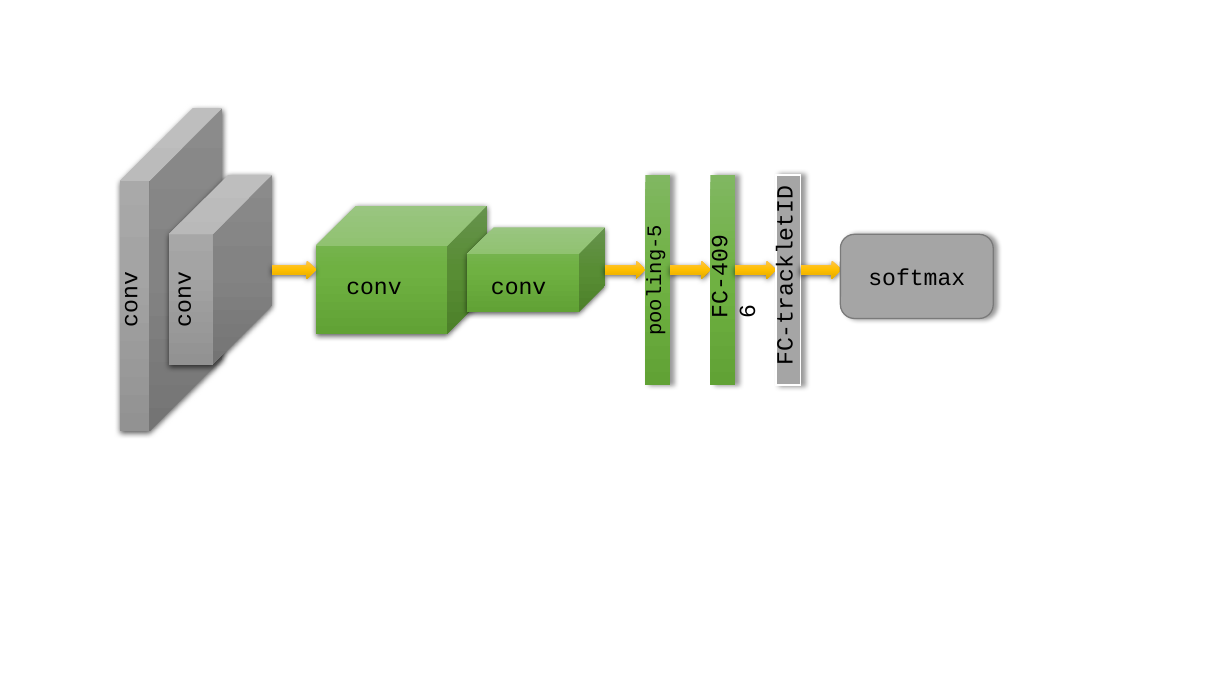
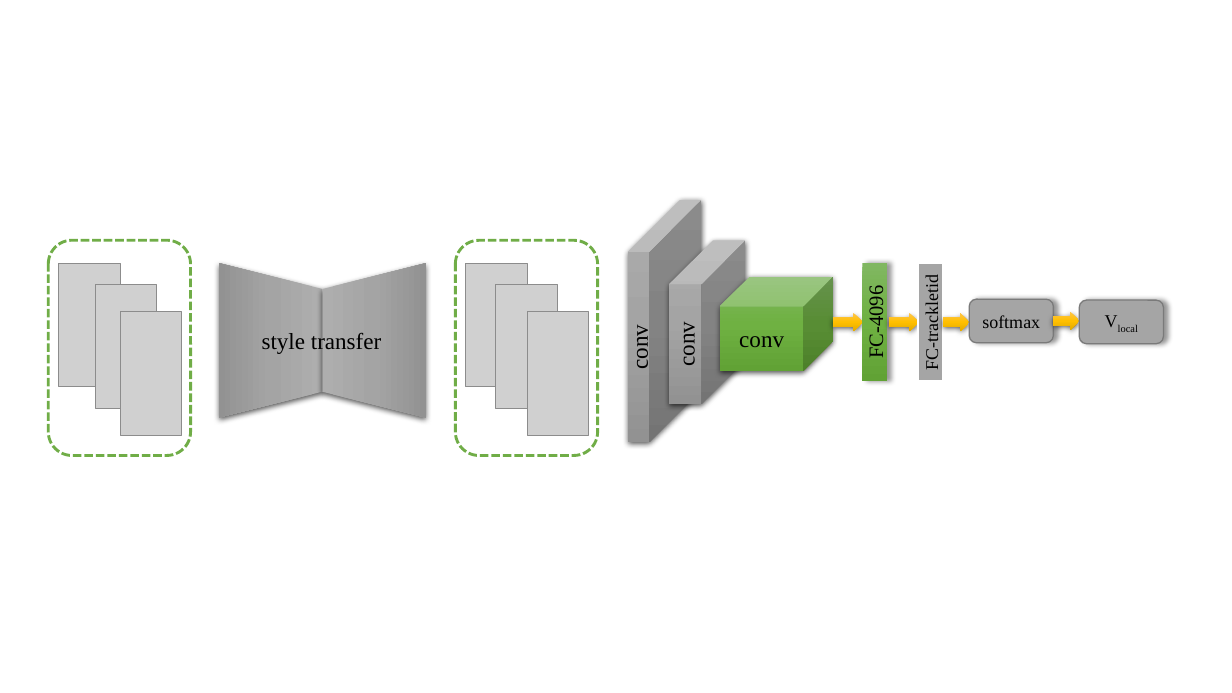
Before and after one commit to gxuhcj/ijcai_hcj, a slide deck: slide 2 of other_pic.pptx. Drawn at 1232x693 pixels with LibreOffice and Linux fonts; fonts in the diff are those of the drawing; grey boxes stand for pictures. Boxes give left, top, right and bottom in pixels: in the first picture for what was removed or moved away, otherwise in the second. Text is boxed around its words. In the diff, an @@ line names an element or a change of style, - is before the commit and + after.

```diff
--- a/other_pic.pptx
+++ b/other_pic.pptx
@@ cube "conv": place and size @@
-cube "conv" at (491, 281, 546, 294)
+cube "conv" at (628, 200, 701, 442)
@@ cube "conv" at (628, 200, 701, 442): font Courier New to Times New Roman; alignment left to centre; vertical alignment top to middle; fill none to gradient #AFAFAF to #A5A5A5 to #939393; shadow on @@
@@ group removed at (120, 108, 801, 432): 4 cubes, 3 rectangles, 2 right arrows, 2 texts @@
-conv
-pooling-5
@@ cube "conv" at (669, 240, 745, 404): font Courier New to Times New Roman; alignment left to centre; vertical alignment top to middle; fill none to gradient #AFAFAF to #A5A5A5 to #939393; shadow on; rotation 180 to 0 degrees @@
@@ rectangle "FC-4096" at (862, 263, 887, 381): size 18 to 16 pt, font Courier New to Times New Roman; alignment left to centre; vertical alignment top to middle; fill none to gradient #81B861 to #6FB242 to #62A336; shadow on; rotation 180 to 0 degrees @@
@@ rectangle "FC-trackletid" at (919, 263, 944, 381): vertical alignment top to middle; fill none to #A5A5A5; outline none to #FFFFFF 1.5 pt; rotation 180 to 0 degrees @@
@@ cube "conv" at (720, 276, 833, 371): font Courier New to Times New Roman; alignment left to centre; vertical alignment top to middle; fill none to gradient #81B861 to #6FB242 to #62A336; shadow on; rotation 180 to 0 degrees @@
@@ text in rectangle at (922, 283, 942, 367): text changed; size 18 to 14 pt; font Courier New to Times New Roman @@
-FC-trackletID
+FC-trackletid
@@ rounded rectangle "softmax": place and size @@
-rounded rectangle "softmax" at (841, 235, 994, 319)
+rounded rectangle "softmax" at (970, 299, 1054, 343)
@@ rounded rectangle "softmax" at (970, 299, 1054, 343): size 18 to 14 pt, font Courier New to Times New Roman @@
@@ right arrow: place and size @@
-right arrow at (605, 261, 646, 279)
+right arrow at (833, 313, 862, 332)
@@ right arrow: place and size @@
-right arrow at (736, 261, 776, 279)
+right arrow at (889, 313, 919, 332)
@@ right arrow: place and size @@
-right arrow at (800, 261, 841, 279)
+right arrow at (944, 313, 970, 332)
@@ group added at (48, 240, 1164, 456): 6 pictures, 3 rounded rectangles, 2 trapezoids, 1 right arrow, 1 text @@
+Vlocal
+style transfer
```
Also in this commit, not shown: 1 other slide changed, 10 other files.
